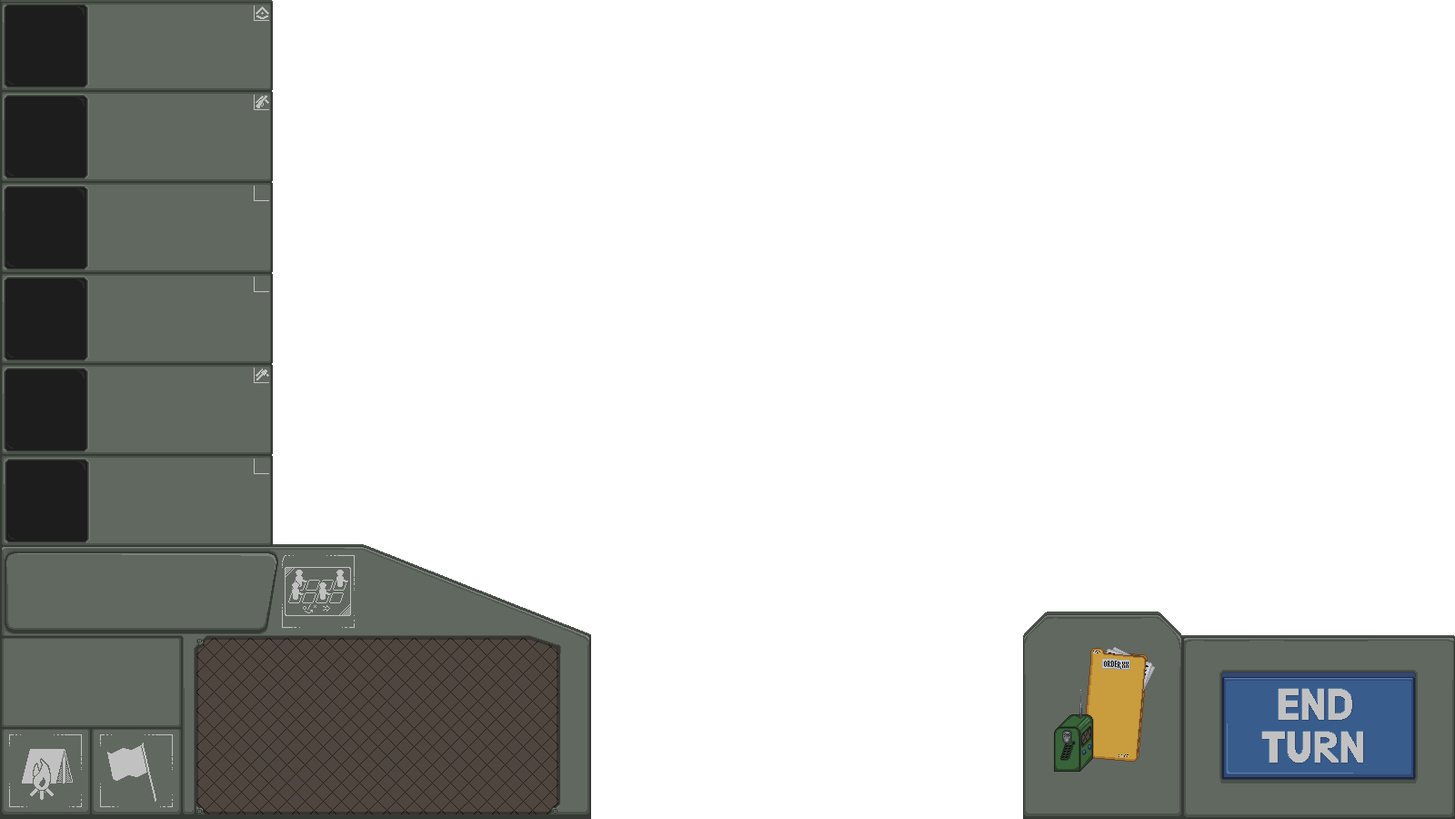
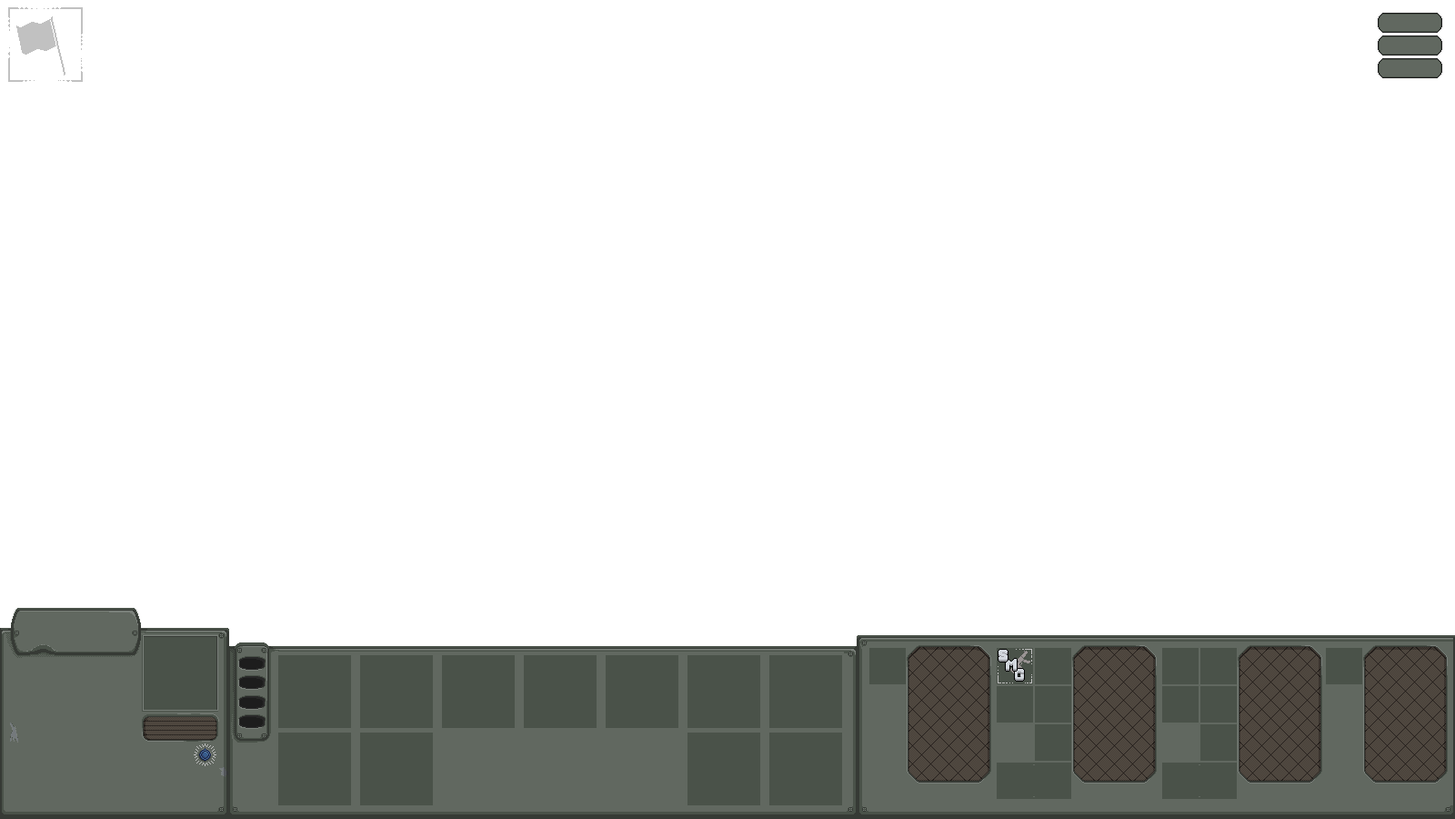
Before/after of a 1455 × 819 layered artwork. What changed in the layer stack:
hid group "missionUI" (10 layers) over <box>0,0,1455,819</box>
showed group "battleUI" (7 layers) over <box>0,7,1455,819</box>
added layer "smgIcon.png" in group "battleUI" over <box>997,648,1033,684</box>
added layer "Tło. kopia" in group "battleUI" over <box>0,607,1455,819</box>
